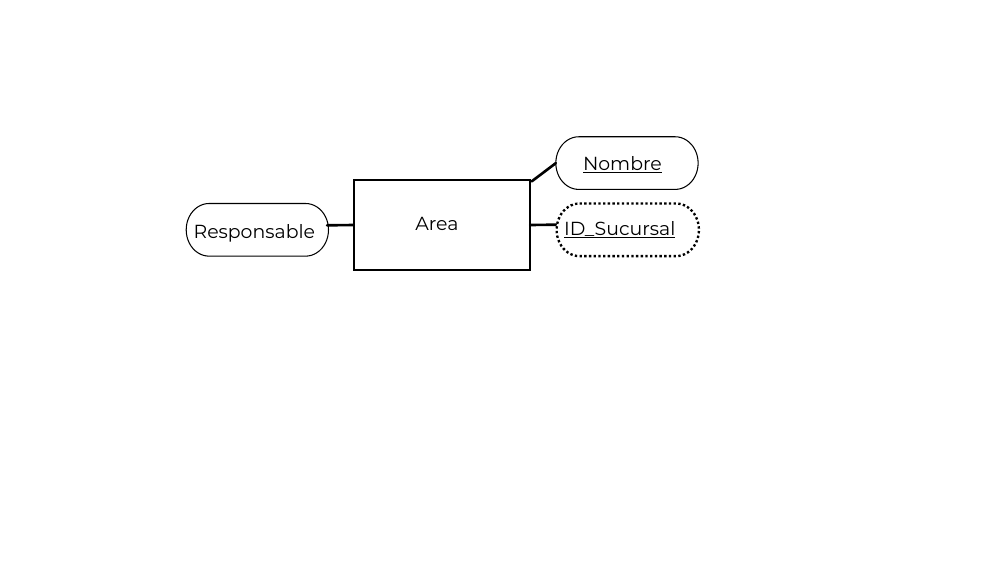
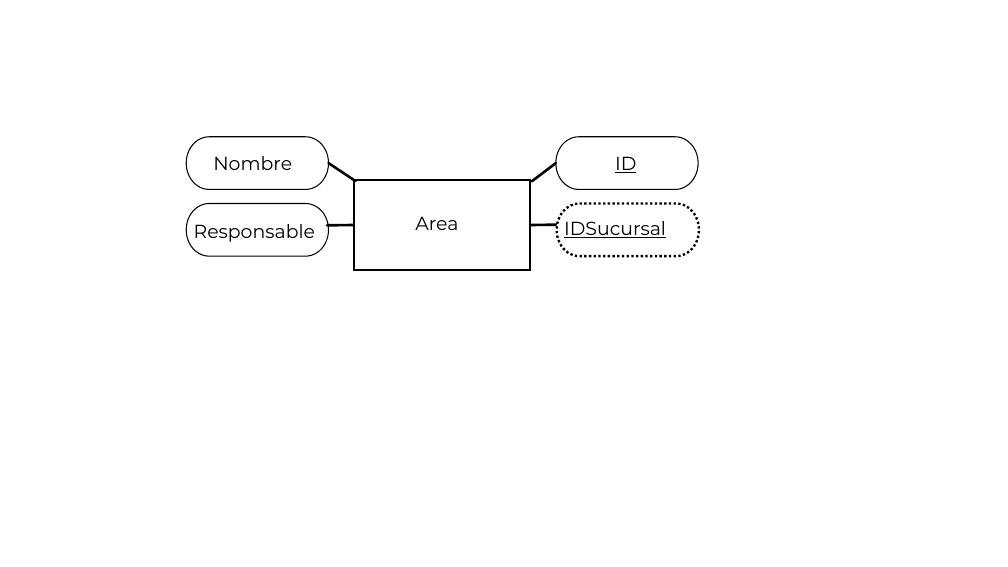
Before and after one commit to Vextroyer/mange, a slide deck: slide 5 of informes/MERX.ppt. Drawn at 1008x567 pixels with LibreOffice and Linux fonts; fonts in the diff are those of the drawing. Boxes give left, top, right and bottom in pixels: in the first picture for what was removed or moved away, otherwise in the second. Text is boxed around its words. In the diff, an @@ line names an element or a change of style, - is before the commit and + after.

```diff
--- a/informes/MERX.ppt
+++ b/informes/MERX.ppt
@@ pill shape added at (x1=186, y1=137, x2=328, y2=190), outline #000000 1 pt @@
@@ text "Nombre" moved from (x1=583, y1=156, x2=662, y2=173) to (x1=213, y1=156, x2=292, y2=170) @@
@@ text "Nombre" at (x1=213, y1=156, x2=292, y2=170): underline off @@
@@ line added from (329, 163) to (355, 181), #000000 2.5 pt @@
@@ text added at (x1=615, y1=156, x2=636, y2=173), 18 pt, text #000000, underline @@
+ID
@@ text at (x1=564, y1=221, x2=666, y2=238): text changed @@
-ID_Sucursal
+IDSucursal
```
Also in this commit, not shown: 4 other files.
